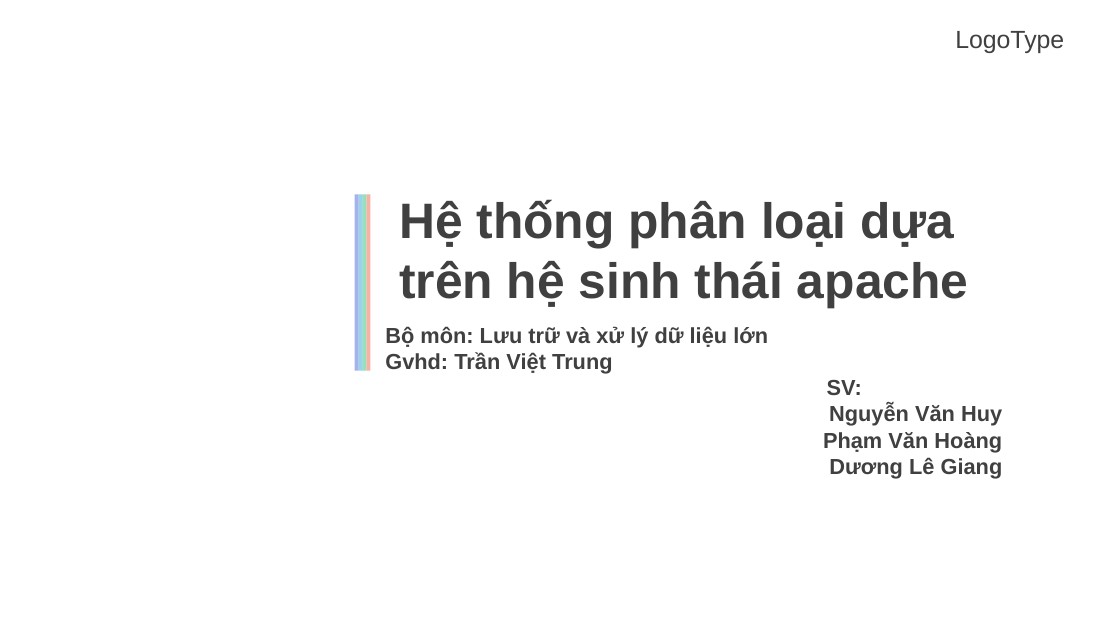
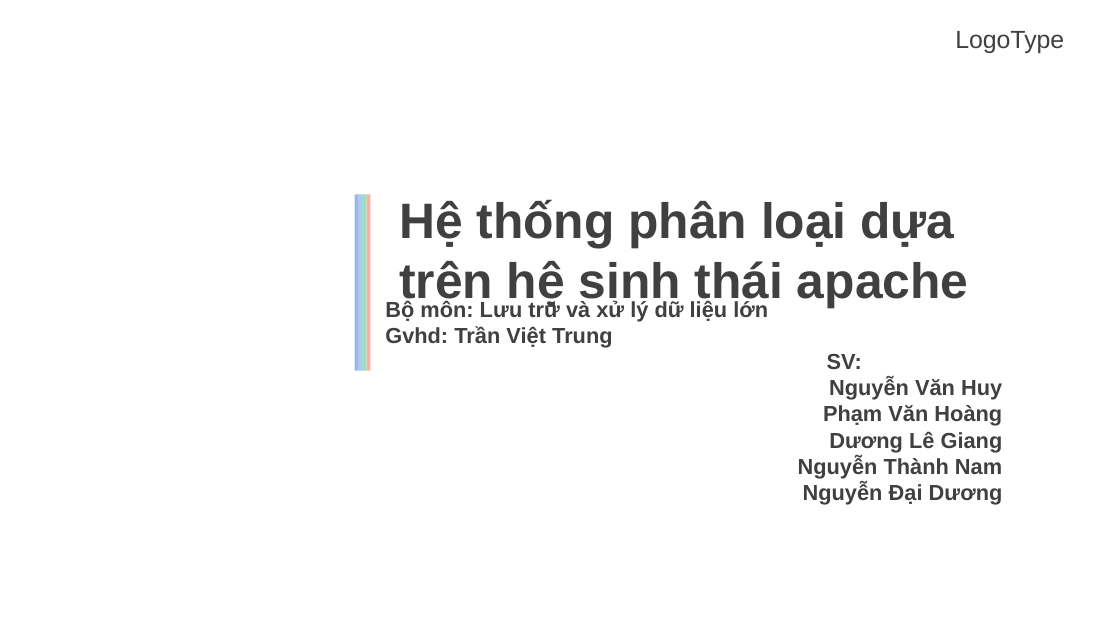
Before and after one commit to huyhnvh/big_data_project, a slide deck: slide 1 of LTVXLDLL.pptx. Drawn at 1120x630 pixels with LibreOffice and Linux fonts; fonts in the diff are those of the drawing; background and template pictures are left out. Boxes give left, top, right and bottom in pixels: in the first picture for what was removed or moved away, otherwise in the second. Text is boxed around its words. In the diff, an @@ line names an element or a change of style, - is before the commit and + after.

```diff
--- a/LTVXLDLL.pptx
+++ b/LTVXLDLL.pptx
@@ text at box(798, 456, 1003, 505): paragraphs added @@
+Nguyễn Thành Nam
+Nguyễn Đại Dương
```
Also in this commit, not shown: 1 other slide changed.
